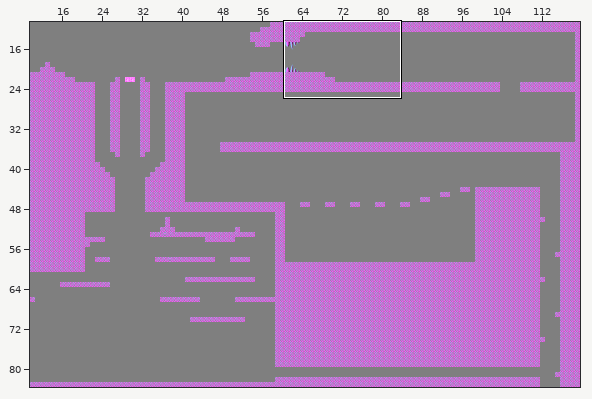
A Tiled map gets an edit: data/maps/planetonomy.tmx. Above, an overview of the earlier version with the close-up marked.
Close-up. Before the edit:
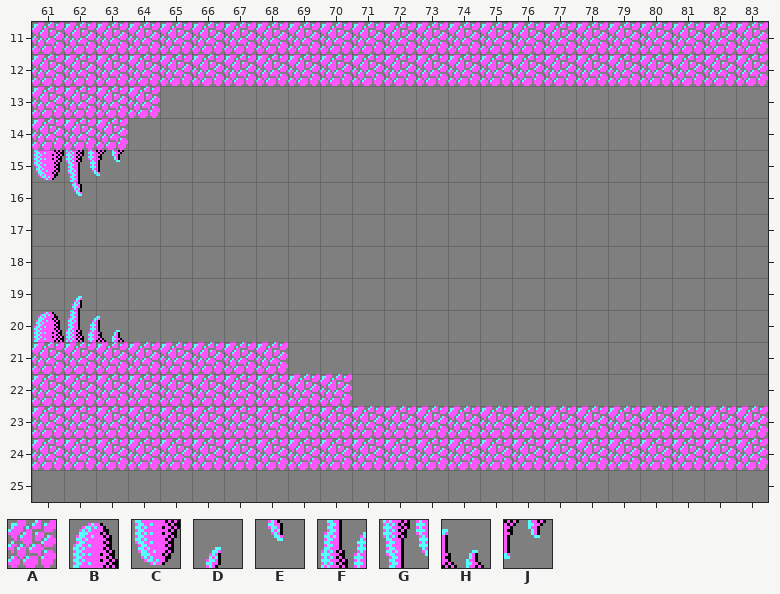
Cells are 16x16 px. Shown: x 61..83, y 11..25.
Key: from "Tiles": A 1, B 3, C 3 flipped up-down, D 16, E 16 flipped up-down, F 32, G 32 flipped up-down, H 33, J 33 flipped up-down.
_ is an empty cell.
Layer "Tiles" before, first column x 61:
11 AAAAAAAAAAAAAAAAAAAAAAA
12 AAAAAAAAAAAAAAAAAAAAAAA
13 AAAA___________________
14 AAA____________________
15 CGJ____________________
16 _E_____________________
17 _______________________
18 _______________________
19 _D_____________________
20 BFH____________________
21 AAAAAAAA_______________
22 AAAAAAAAAA_____________
23 AAAAAAAAAAAAAAAAAAAAAAA
24 AAAAAAAAAAAAAAAAAAAAAAA
25 _______________________
After the commit:
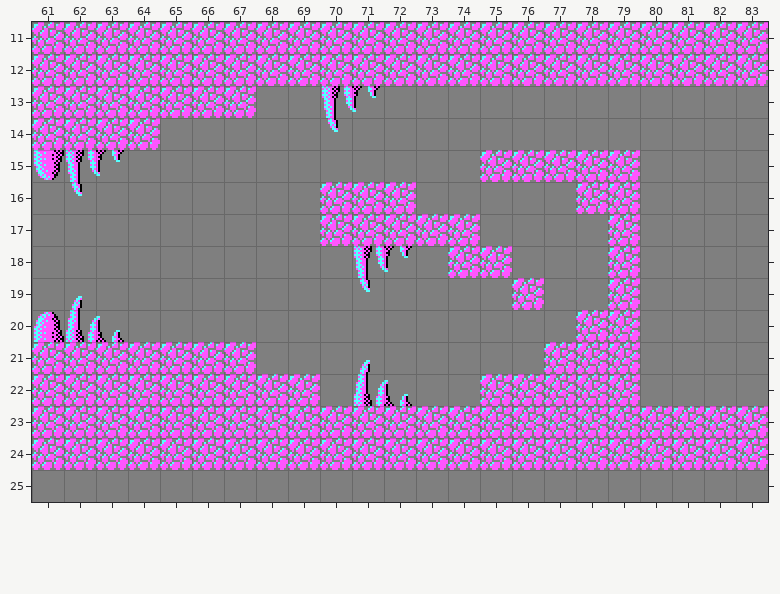
From old to new:
Changed rows in their new state; . is an unchanged cell.
Layer "Tiles":
first column x 64:
13 .AAA..GJ........
14 A.....E.........
15 ...........AAAAA
16 ......AAA.....AA
17 ......AAAAA....A
18 .......GJ.AA...A
19 .......E....A..A
20 ..............AA
21 ...._..D.....AAA
22 ......_FH..AAAAA
